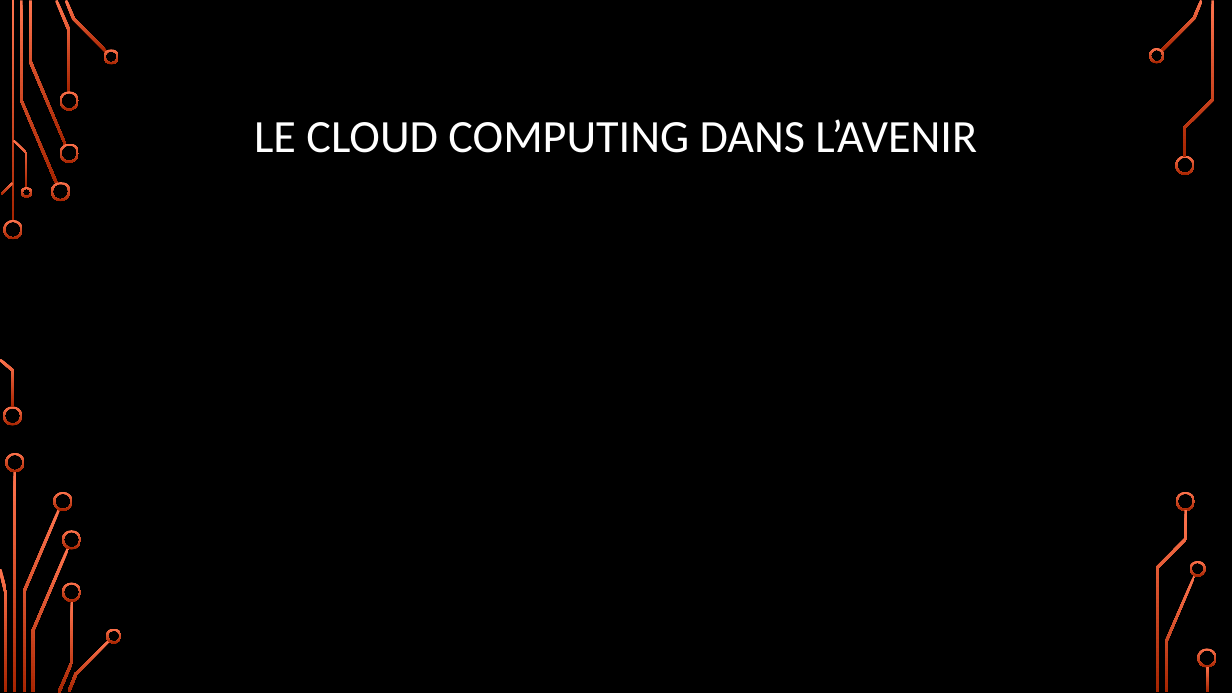
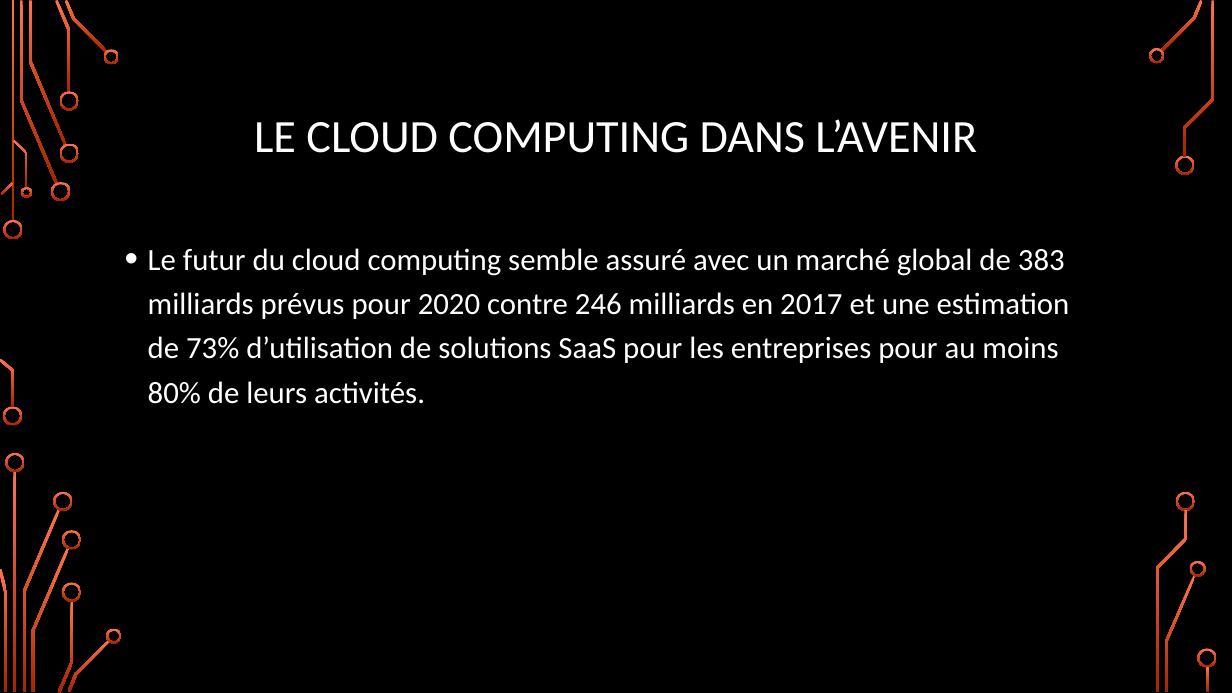
Before and after one commit to CorleoneDany/Cloud-Computing, a slide deck: slide 24 of Cloud Computing - F.pptx. Drawn at 1232x693 pixels with LibreOffice and Linux fonts; fonts in the diff are those of the drawing; background and template pictures are left out. Boxes give left, top, right and bottom in pixels: in the first picture for what was removed or moved away, otherwise in the second. Text is boxed around its words. In the diff, an @@ line names an element or a change of style, - is before the commit and + after.

```diff
--- a/Cloud Computing - F.pptx
+++ b/Cloud Computing - F.pptx
@@ text added at [148, 248, 1070, 404], 24 pt, text #FFFFFF @@
+• Le futur du cloud computing semble assuré avec un marché global de 383 milliards prévus pour 2020 contre 246 milliards en 2017 et une estimation de 73% d’utilisation de solutions SaaS pour les entreprises pour au moins 80% de leurs activités.
```
Also in this commit, not shown: 6 other slides changed.
